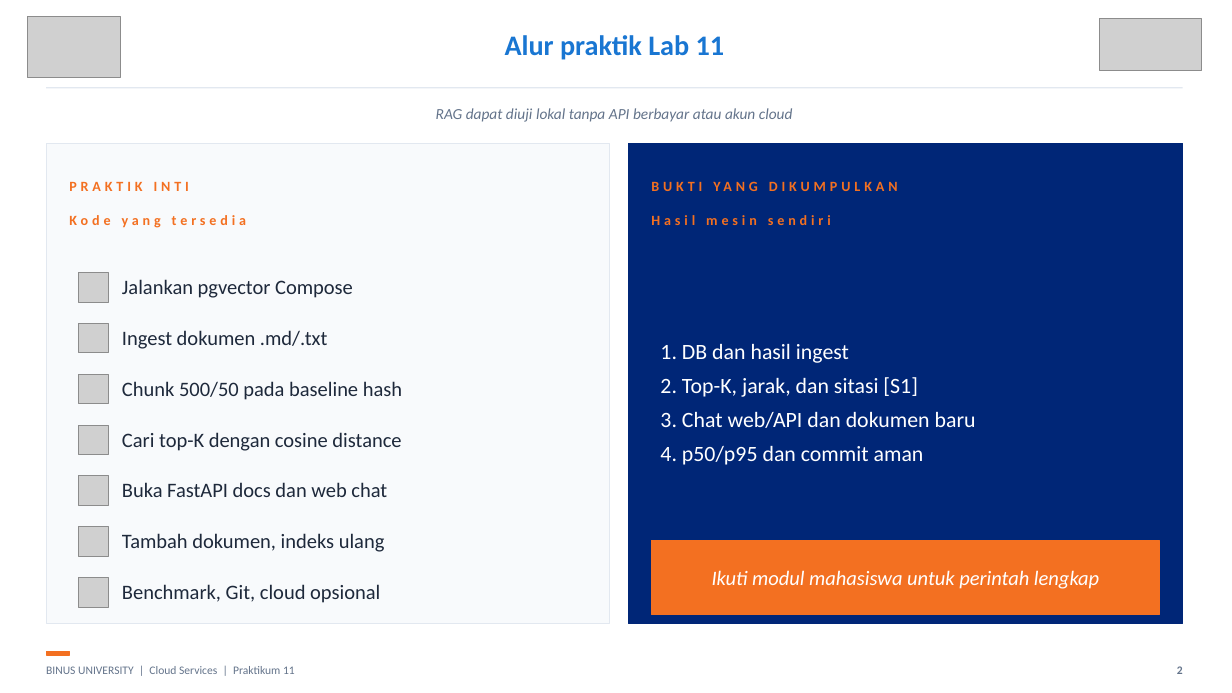
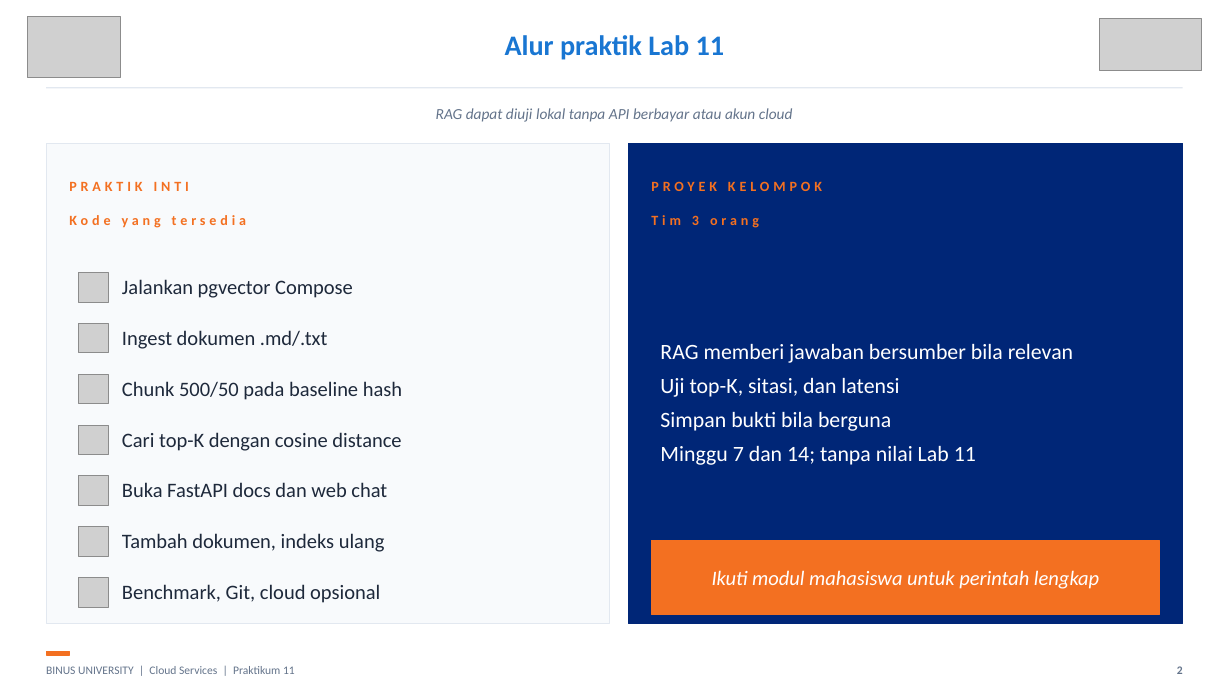
Before and after one commit to SeedFlora/meet11CloudService, a slide deck: slide 2 of slides/LAB11_RAG_pgvector_Bukti_Live.pptx. Drawn at 1232x693 pixels with LibreOffice and Linux fonts; fonts in the diff are those of the drawing; grey boxes stand for pictures. Boxes give left, top, right and bottom in pixels: in the first picture for what was removed or moved away, otherwise in the second. Text is boxed around its words. In the diff, an @@ line names an element or a change of style, - is before the commit and + after.

Commit message:
Align Lab 11 with group project and publish revised theory/practical slides

```diff
--- a/slides/LAB11_RAG_pgvector_Bukti_Live.pptx
+++ b/slides/LAB11_RAG_pgvector_Bukti_Live.pptx
@@ text at bbox=[651, 181, 822, 228]: text changed @@
-BUKTI YANG DIKUMPULKAN
-Hasil mesin sendiri
+PROYEK KELOMPOK
+Tim 3 orang
@@ text at bbox=[660, 344, 1073, 465]: text changed @@
-1. DB dan hasil ingest
-2. Top-K, jarak, dan sitasi [S1]
-3. Chat web/API dan dokumen baru
-4. p50/p95 dan commit aman
+RAG memberi jawaban bersumber bila relevan
+Uji top-K, sitasi, dan latensi
+Simpan bukti bila berguna
+Minggu 7 dan 14; tanpa nilai Lab 11
```
Also in this commit, not shown: 10 other files.
